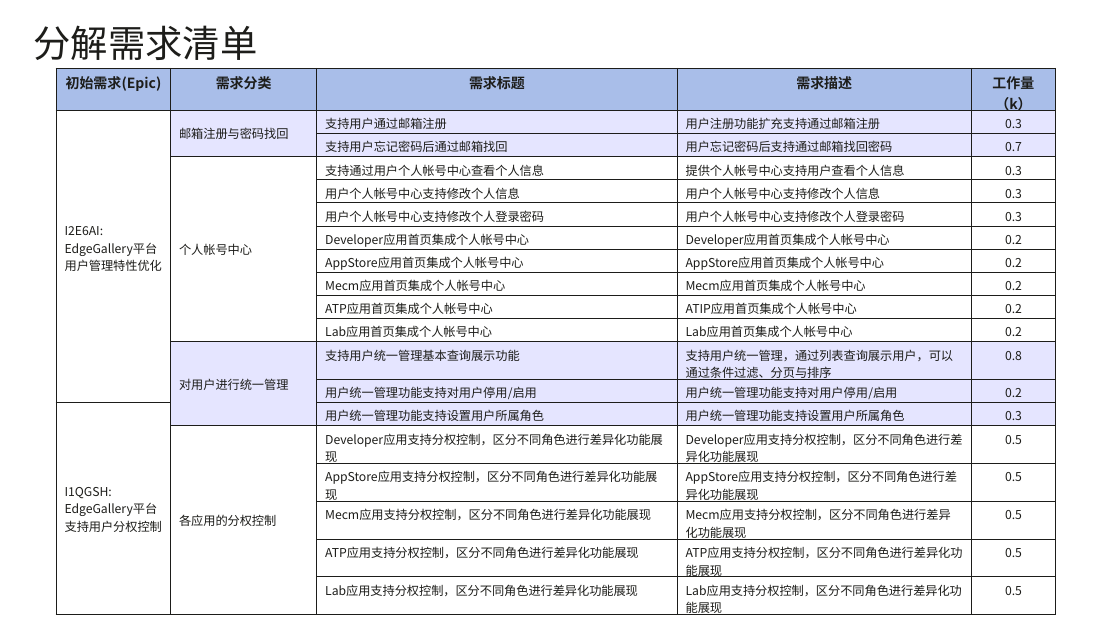
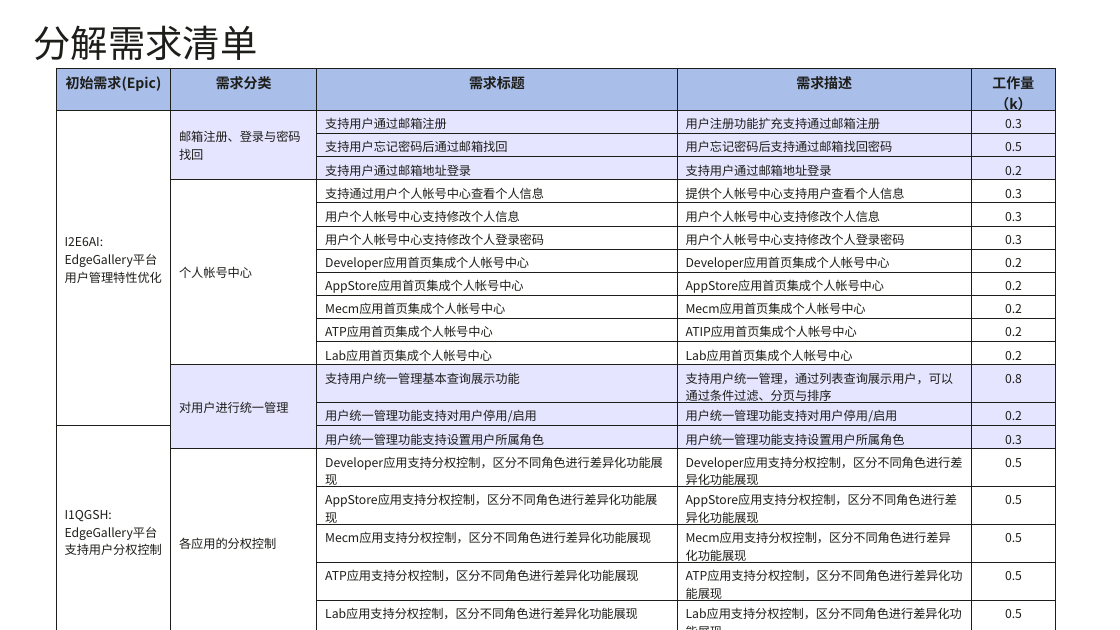
Before and after one commit to EdgeGallery/community, a slide deck: slide 9 of Architecture WG/Requirements/v1.1/Edge Gallery1.1 用户管理特性优化与分权控制方案分析.pptx. Drawn at 1120x630 pixels with LibreOffice and Linux fonts; fonts in the diff are those of the drawing. Boxes give left, top, right and bottom in pixels: in the first picture for what was removed or moved away, otherwise in the second. Text is boxed around its words. In the diff, an @@ line names an element or a change of style, - is before the commit and + after.

Commit message:
更新用户管理特性优化与分权控制方案分析文档

```diff
--- a/Architecture WG/Requirements/v1.1/Edge Gallery1.1 用户管理特性优化与分权控制方案分析.pptx
+++ b/Architecture WG/Requirements/v1.1/Edge Gallery1.1 用户管理特性优化与分权控制方案分析.pptx
@@ table at [56, 69, 1055, 623] @@
-row 2: I2E6AI: / EdgeGallery平台用户管理特性优化 | 邮箱注册与密码找回 | 支持用户通过邮箱注册 | 用户注册功能扩充支持通过邮箱注册 | 0.3
-row 3:  |  | 支持用户忘记密码后通过邮箱找回 | 用户忘记密码后支持通过邮箱找回密码 | 0.7
+row 2: I2E6AI: / EdgeGallery平台用户管理特性优化 | 邮箱注册、登录与密码找回 | 支持用户通过邮箱注册 | 用户注册功能扩充支持通过邮箱注册 | 0.3
+row 3:  |  | 支持用户忘记密码后通过邮箱找回 | 用户忘记密码后支持通过邮箱找回密码 | 0.5
+row 4:  |  | 支持用户通过邮箱地址登录 | 支持用户通过邮箱地址登录 | 0.2
```
Also in this commit, not shown: 4 other slides changed.
